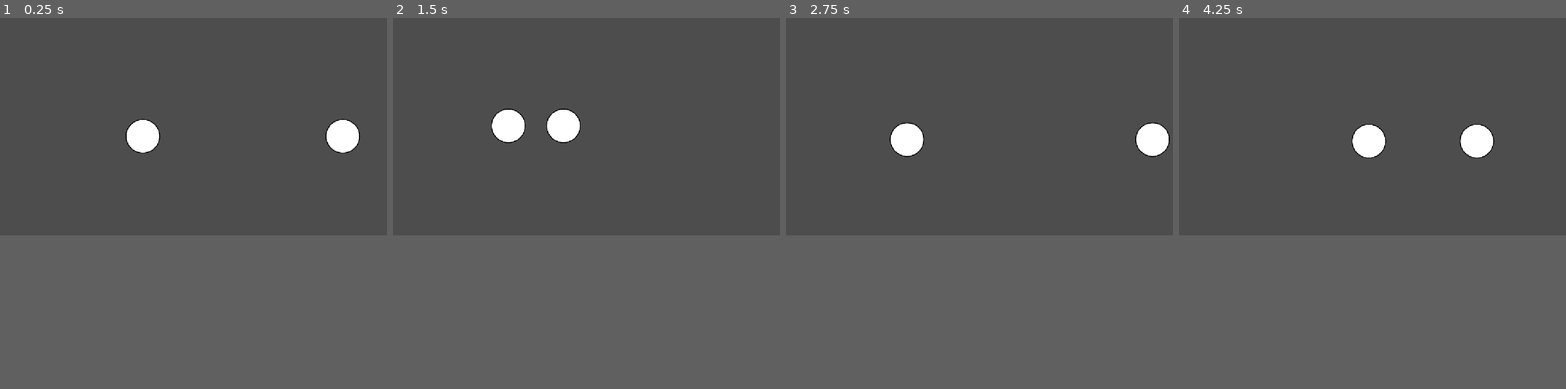
Above: before the commit, frames 1-4 (left to right).
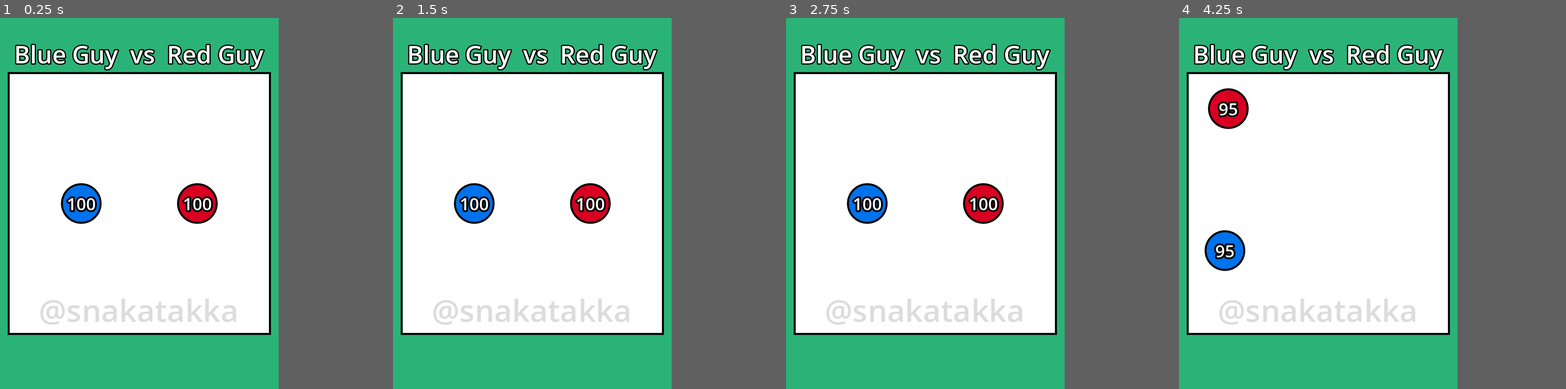
Above: after the commit, the same moments.

Repository: Snakatakka/Twitter-Ball-Thing
Game: Godot game, scene res://node_2d.tscn
The game is run twice, just before and just after one commit, with the same random seed, the same clock (stepped at 60 frames per second) and the same inputs.
Inputs (mouse positions are in pixels of both pictures, inside the frame that each line leads up to):
- Up to frame 1 (0.25 s): no input
- Up to frame 2 (1.5 s): tap Enter at 0.5 s; move the mouse to (671, 114) at 0.52 s; hold Right 0.53-1.28 s; tap Alt at 0.6 s; click (671, 114) at 0.67 s; move the mouse to (509, 136) at 1.27 s; hold Down from 1.28 s (still down); tap Shift at 1.35 s
- Up to frame 3 (2.75 s): move the mouse to (1018, 77) at 2.02 s; release Down at 2.03 s; hold Right from 2.03 s (still down); tap Alt at 2.1 s
- Up to frame 4 (4.25 s): move the mouse to (1353, 170) at 2.77 s; release Right at 2.78 s; hold Up 2.78-3.53 s; tap Shift at 2.85 s; click (1353, 170) at 2.92 s; move the mouse to (1488, 158) at 3.52 s; hold Left from 3.53 s (still down); tap Alt at 3.6 s
In our replay, the window is 800x450 before the commit and 576x768 after it. These sizes can differ from the game's own. Grey fills any space a smaller window leaves; there, only what the larger window draws over its background counts as a difference.

The runs differ from the first frame. In frame 1, 56% of the frame differs, in the area x 0-93%, y 0-100%; in frame 2, 54%; in frame 3, 56%; in frame 4, 56%, in the area x 0-82%, y 0-100%.

Commit message:
feat: add arena

Diff:
--- a/Nodes/Ball/ball.gd
+++ b/Nodes/Ball/ball.gd
@@ -2,12 +2,26 @@
 
 @export var color : Color = Color(255, 255, 255, 1)
 @export var outline_color : Color = Color(0, 0, 0, 1)
-@export var radius : float = 50.0
+@export var radius : float = 40
 
 @onready var collision_shape : CollisionShape2D = $CollisionShape
 
-var speed : int = 5
+var health : int = 100
 
 func _ready() -> void:
+	collision_shape.position = get_parent().position
 	collision_shape.shape.radius = radius
-	apply_central_impulse(Vector2(1000, 0))
+
+	await get_tree().create_timer(3).timeout
+	gravity_scale = 0.9
+	apply_central_impulse(Vector2(_get_random_float(-150, 150), _get_random_float(-150, 150)))
+
+func _get_random_float(min : float, max : float) -> float:
+	var rng : RandomNumberGenerator = RandomNumberGenerator.new()
+	return rng.randi_range(min, max)
+
+func _on_body_entered(body: Node) -> void:
+	if body.is_in_group("Weapon"):
+		health -= 5
+		if health <= 0:
+			call_deferred("queue_free")
--- a/Nodes/Ball/ball.tscn
+++ b/Nodes/Ball/ball.tscn
@@ -3,12 +3,17 @@
 [ext_resource type="Script" uid="uid://c3hqgfae41tmu" path="res://Nodes/Ball/ball.gd" id="1_dpx8e"]
 [ext_resource type="PhysicsMaterial" uid="uid://b33qlesvk6mae" path="res://Nodes/Ball/ballphysicsmateriall.tres" id="1_ogea8"]
 [ext_resource type="Script" uid="uid://cj8ppkn58bae7" path="res://Nodes/Ball/circle.gd" id="3_ogea8"]
+[ext_resource type="Script" uid="uid://r6yem7togmlq" path="res://Nodes/Ball/control.gd" id="4_gd5up"]
 
 [sub_resource type="CircleShape2D" id="CircleShape2D_4kxuq"]
 
-[node name="Ball" type="RigidBody2D" unique_id=2053380715]
-mass = 0.5
+[node name="Ball" type="RigidBody2D" unique_id=2053380715 groups=["Ball", "Weapon"]]
+mass = 0.25
 physics_material_override = ExtResource("1_ogea8")
+gravity_scale = 0.0
+sleeping = true
+contact_monitor = true
+max_contacts_reported = 4000
 linear_damp_mode = 1
 angular_damp_mode = 1
 script = ExtResource("1_dpx8e")
@@ -18,3 +23,33 @@
 
 [node name="CollisionShape" type="CollisionShape2D" parent="." unique_id=2095591799]
 shape = SubResource("CircleShape2D_4kxuq")
+
+[node name="Control" type="Control" parent="." unique_id=1387076459]
+layout_mode = 3
+anchors_preset = 0
+offset_right = 40.0
+offset_bottom = 40.0
+script = ExtResource("4_gd5up")
+
+[node name="Label" type="Label" parent="Control" unique_id=892498060]
+layout_mode = 1
+anchors_preset = 8
+anchor_left = 0.5
+anchor_top = 0.5
+anchor_right = 0.5
+anchor_bottom = 0.5
+offset_left = -45.5
+offset_top = -41.0
+offset_right = 5.5
+offset_bottom = 1.0
+grow_horizontal = 2
+grow_vertical = 2
+pivot_offset = Vector2(25, 20)
+theme_override_colors/font_outline_color = Color(0, 0, 0, 1)
+theme_override_constants/outline_size = 15
+theme_override_font_sizes/font_size = 35
+text = "100"
+horizontal_alignment = 1
+vertical_alignment = 1
+
+[connection signal="body_entered" from="." to="." method="_on_body_entered"]
--- a/Nodes/Ball/circle.gd
+++ b/Nodes/Ball/circle.gd
@@ -3,6 +3,10 @@
 
 @onready var ball : Node2D = $".."
 @onready var collision_shape : CollisionShape2D = $"../CollisionShape"
+
+func _process(delta: float) -> void:
+	queue_redraw()
+
 func _draw() -> void:
 	draw_circle(collision_shape.position, ball.radius, ball.color)
-	draw_circle(collision_shape.position, ball.radius, ball.outline_color, false, 2.5, true)
+	draw_circle(collision_shape.position, ball.radius, ball.outline_color, false, 4, true)
--- /dev/null
+++ b/Nodes/Ball/control.gd
@@ -0,0 +1,13 @@
+extends Control
+@onready var ball : RigidBody2D = $".."
+@onready var collision_shape : CollisionShape2D = $"../CollisionShape"
+@onready var label : Label = $Label
+# Called when the node enters the scene tree for the first time.
+func _ready() -> void:
+	pass # Replace with function body.
+
+
+# Called every frame. 'delta' is the elapsed time since the previous frame.
+func _process(_delta: float) -> void:
+	global_position = collision_shape.global_position
+	label.text = str(ball.health)
--- /dev/null
+++ b/Themes/Title/TitleTheme.tres
@@ -0,0 +1,6 @@
+[gd_resource type="Theme" format=3 uid="uid://vpjclde3cspn"]
+
+[resource]
+/constants/Font_Size = 0
+Label/constants/outline_size = 10
+Label/font_sizes/font_size = 50
--- /dev/null
+++ b/arena.gd
@@ -0,0 +1,4 @@
+extends Node2D
+@onready var color_rect : ColorRect = $ColorRect
+func _draw() -> void:
+	draw_rect(Rect2(color_rect.position, color_rect.size), Color(0, 0, 0, 1), false, 4, true)
--- /dev/null
+++ b/ball_1_start.gd
@@ -0,0 +1,10 @@
+extends Node2D
+
+# Called when the node enters the scene tree for the first time.
+func _ready() -> void:
+	pass # Replace with function body.
+
+
+# Called every frame. 'delta' is the elapsed time since the previous frame.
+func _process(delta: float) -> void:
+	pass
--- a/node_2d.tscn
+++ b/node_2d.tscn
@@ -1,7 +1,12 @@
 [gd_scene format=3 uid="uid://beplt2e3elhdp"]
 
+[ext_resource type="Script" uid="uid://bcxyarkqavcup" path="res://arena.gd" id="1_0hol4"]
 [ext_resource type="PackedScene" uid="uid://d0u7u42cemnfn" path="res://Nodes/Ball/ball.tscn" id="1_wtcfe"]
-[ext_resource type="PackedScene" uid="uid://c6mtixumubmwq" path="res://Nodes/Wall/wall.tscn" id="3_epypp"]
+[ext_resource type="PackedScene" uid="uid://c6mtixumubmwq" path="res://Nodes/Wall/wall.tscn" id="2_0e48y"]
+[ext_resource type="Script" uid="uid://bpk72v2pjvnlu" path="res://ball_1_start.gd" id="2_epypp"]
+[ext_resource type="Theme" uid="uid://vpjclde3cspn" path="res://Themes/Title/TitleTheme.tres" id="5_q6r6c"]
+
+[sub_resource type="Theme" id="Theme_4kxuq"]
 
 [sub_resource type="PhysicsMaterial" id="PhysicsMaterial_7q1pr"]
 friction = 0.0
@@ -9,31 +14,119 @@
 
 [node name="Node2D" type="Node2D" unique_id=804591894]
 
+[node name="HBoxContainer" type="HBoxContainer" parent="." unique_id=1256354092]
+anchors_preset = 15
+anchor_right = 1.0
+anchor_bottom = 1.0
+offset_left = -248.0
+offset_top = -344.0
+offset_right = 246.0
+offset_bottom = -275.0
+grow_horizontal = 2
+grow_vertical = 2
+pivot_offset = Vector2(247, 34.5)
+size_flags_horizontal = 3
+size_flags_vertical = 3
+theme_override_constants/separation = 25
+alignment = 1
+
+[node name="Ball1Name" type="Label" parent="HBoxContainer" unique_id=84711544]
+layout_mode = 2
+theme = ExtResource("5_q6r6c")
+text = "Blue Guy"
+
+[node name="Versus" type="Label" parent="HBoxContainer" unique_id=1746240173]
+layout_mode = 2
+theme = ExtResource("5_q6r6c")
+theme_override_colors/font_outline_color = Color(0, 0, 0, 1)
+text = "vs"
+
+[node name="Ball2Name" type="Label" parent="HBoxContainer" unique_id=754081617]
+layout_mode = 2
+theme = ExtResource("5_q6r6c")
+text = "Red Guy"
+
 [node name="Camera2D" type="Camera2D" parent="." unique_id=501225201]
 
-[node name="Ball" parent="." unique_id=34512557 instance=ExtResource("1_wtcfe")]
-position = Vector2(384, 0)
-physics_material_override = SubResource("PhysicsMaterial_7q1pr")
+[node name="Background" type="ColorRect" parent="." unique_id=522149888]
+show_behind_parent = true
+anchors_preset = 8
+anchor_left = 0.5
+anchor_top = 0.5
+anchor_right = 0.5
+anchor_bottom = 0.5
+offset_left = -288.0
+offset_top = -384.0
+offset_right = 288.0
+offset_bottom = 384.0
+grow_horizontal = 2
+grow_vertical = 2
+color = Color(0.16827673, 0.7006383, 0.4685359, 1)
 
-[node name="Ball2" parent="." unique_id=2053380715 instance=ExtResource("1_wtcfe")]
-position = Vector2(-384, 0)
-physics_material_override = SubResource("PhysicsMaterial_7q1pr")
+[node name="Arena" type="Node2D" parent="." unique_id=1545494432]
+show_behind_parent = true
+script = ExtResource("1_0hol4")
 
-[node name="Holder" type="Node2D" parent="." unique_id=807395492]
+[node name="ColorRect" type="ColorRect" parent="Arena" unique_id=227081150]
+show_behind_parent = true
+anchors_preset = 8
+anchor_left = 0.5
+anchor_top = 0.5
+anchor_right = 0.5
+anchor_bottom = 0.5
+offset_left = -270.0
+offset_top = -270.0
+offset_right = 270.0
+offset_bottom = 270.0
+grow_horizontal = 2
+grow_vertical = 2
+theme = SubResource("Theme_4kxuq")
 
-[node name="Wall" parent="Holder" unique_id=1890904312 instance=ExtResource("3_epypp")]
-position = Vector2(0, 328)
+[node name="Wall" parent="Arena" unique_id=1890904312 instance=ExtResource("2_0e48y")]
+position = Vector2(-8, 240)
 
-[node name="Wall2" parent="Holder" unique_id=3044859 instance=ExtResource("3_epypp")]
-position = Vector2(576, 0)
+[node name="Wall2" parent="Arena" unique_id=1091900902 instance=ExtResource("2_0e48y")]
+position = Vector2(0, -240)
+rotation = -3.1415927
+
+[node name="Wall3" parent="Arena" unique_id=1526116466 instance=ExtResource("2_0e48y")]
+position = Vector2(-240, 0)
+rotation = 1.5707964
+
+[node name="Wall4" parent="Arena" unique_id=858250769 instance=ExtResource("2_0e48y")]
+position = Vector2(240, 0)
 rotation = -1.5707964
 
-[node name="Holder2" type="Node2D" parent="." unique_id=468269443]
-rotation = -3.1415927
+[node name="Label" type="Label" parent="Arena" unique_id=1499807929]
+self_modulate = Color(1, 1, 1, 0.13725491)
+anchors_preset = 7
+anchor_left = 0.5
+anchor_top = 1.0
+anchor_right = 0.5
+anchor_bottom = 1.0
+offset_left = -208.0
+offset_top = 176.0
+offset_right = 205.0
+offset_bottom = 264.0
+grow_horizontal = 2
+grow_vertical = 0
+theme_override_colors/font_color = Color(0, 0, 0, 1)
+theme_override_font_sizes/font_size = 64
+text = "@snakatakka"
 
-[node name="Wall" parent="Holder2" unique_id=1982100472 instance=ExtResource("3_epypp")]
-position = Vector2(0, 328)
+[node name="Ball1Start" type="Node2D" parent="." unique_id=1139257257]
+position = Vector2(-120, 0)
+script = ExtResource("2_epypp")
 
-[node name="Wall2" parent="Holder2" unique_id=1035795529 instance=ExtResource("3_epypp")]
-position = Vector2(576, 0)
-rotation = -1.5707964
+[node name="Ball" parent="Ball1Start" unique_id=34512557 instance=ExtResource("1_wtcfe")]
+position = Vector2(120, 0)
+physics_material_override = SubResource("PhysicsMaterial_7q1pr")
+color = Color(0, 0.44814444, 0.92472243, 1)
+
+[node name="Ball2Start" type="Node2D" parent="." unique_id=1186508436]
+position = Vector2(120, 0)
+
+[node name="Ball2" parent="Ball2Start" unique_id=2053380715 instance=ExtResource("1_wtcfe")]
+position = Vector2(-120, 0)
+physics_material_override = SubResource("PhysicsMaterial_7q1pr")
+color = Color(0.8509804, 0, 0.12941177, 1)
--- a/project.godot
+++ b/project.godot
@@ -17,6 +17,8 @@
 
 [display]
 
+window/size/viewport_width=576
+window/size/viewport_height=768
 window/stretch/mode="canvas_items"
 window/stretch/aspect="expand"
 
@@ -30,6 +32,10 @@
 
 enabled=PackedStringArray("res://addons/godot_super-wakatime/plugin.cfg")
 
+[global_group]
+
+Ball=""
+
 [physics]
 
 3d/physics_engine="Jolt Physics"
Not shown, added: Nodes/Ball/control.gd.uid
Not shown, added: arena.gd.uid
Not shown, added: ball_1_start.gd.uid
Not shown, added: Nodes/Ball/ball.tscn2363530309.tmp
